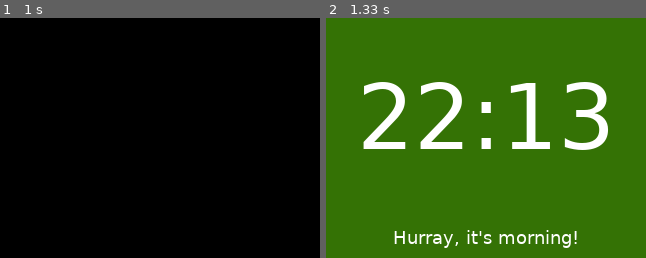
Above: before the commit, frames 1-2 (left to right).
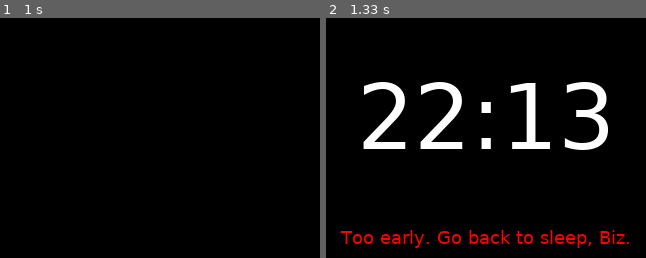
Above: after the commit, the same moments.

Repository: whereistanya/pygame_adventures
Game: pygame game, started from toddlerclock.py
Same seed, same stepped clock (60 frames per second), same inputs: the game is played once before the commit and once after it.
Inputs:
- Up to frame 1 (1 s): no input
- Up to frame 2 (1.33 s): no input

Frame 1 is identical in both runs. In frame 2, 95% of the frame differs, in the area x 0-100%, y 0-100%.

Commit message:
More times. Comment about ^C.

Diff:
--- a/toddlerclock.py
+++ b/toddlerclock.py
@@ -11,6 +11,9 @@
 RED = ((255, 0, 0))
 BLUE = ((5, 20, 114))
 GREEN = ((52, 114, 5))
+ORANGE = ((239, 103, 19))
+PINK = ((178, 53, 161))
+INDIGO = ((59, 33, 135))
 
 class ToddlerClock(object):
   """Display the time with a message."""
@@ -27,6 +30,9 @@
     self.bottom = 200
     pygame.init()
     pygame.mouse.set_visible(False)
+    #  If this hangs here, it's because something else is using the screen. Ctrl-C
+    #  will bypass that, or adding an alarm as described at
+    #  https://stackoverflow.com/questions/17035699/pygame-requires-keyboard-interrupt-to-init-display
     self.screen = pygame.display.set_mode((self.x, self.y))
     self.clocksurface = pygame.Surface((self.x, self.bottom)).convert()
     self.messagesurface = pygame.Surface((self.x, self.y - self.bottom)).convert()
@@ -44,18 +50,43 @@
       now = time.localtime()
       nowstr = self.bigfont.render("%.2d:%.2d" % (now.tm_hour, now.tm_min),
                                    True, WHITE)
-      if now.tm_hour < 6:
+
+      hour = now.tm_hour
+      minute = now.tm_min
+      day = now.tm_wday  # monday is 0
+
+      if hour < 6:
         color = BLACK
         message = self.smallfont.render(
-            "Too early. Go back to sleep, Biz.", True, RED) # red
-      elif now.tm_hour < 7:
+            "Too early. Go back to sleep, Biz.", True, RED)
+      elif hour < 7:
         color = BLUE
         message = self.smallfont.render(
-            "It's early, but reading is ok.", True, WHITE)
-      else:
+            "Time to read, Biz.", True, WHITE)
+      elif hour < 8:
         color = GREEN
         message = self.smallfont.render(
-            "Hurray, it's morning!", True, WHITE)
+            "It's morning! Wake up, parents!", True, WHITE)
+      elif hour < 9 and day <= 4:
+        color = RED
+        message = self.smallfont.render(
+            "Time for school, Biz!", True, WHITE)
+      elif hour < 18:
+        color = ORANGE
+        message = self.smallfont.render(
+            "Go have fun, Biz!", True, WHITE)
+      elif hour == 18 and minute <= 30:
+        color = ORANGE
+        message = self.smallfont.render(
+            "Time for dinner, Biz!", True, WHITE)
+      elif hour < 20:
+        color = PINK
+        message = self.smallfont.render(
+            "Time for bed, Biz!", True, WHITE)
+      else:
+        color = BLACK
+        message = self.smallfont.render(
+            "Too early. Go back to sleep, Biz.", True, RED)
 
       self.draw(color, nowstr, message)
       self.clock.tick(1) # every 1s
